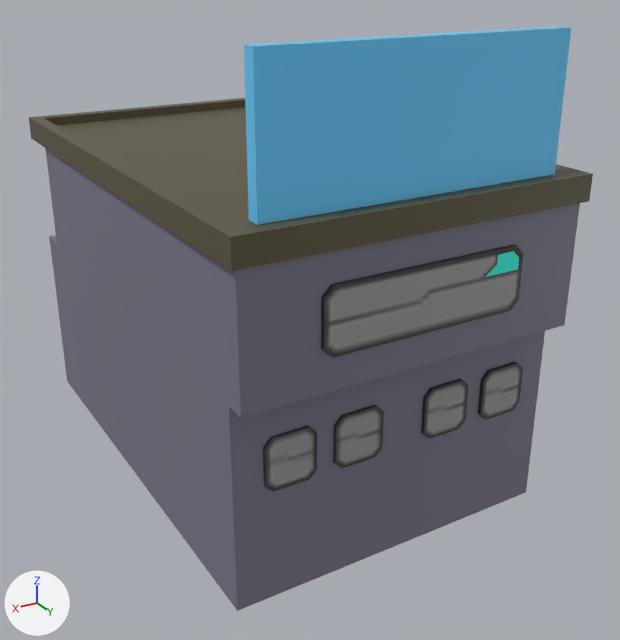
Two versions of the FBX model Assets/Models/Crossing/Crossing_Buildings/Individual_Buildings/NorthWest_House_05.fbx, one commit apart.
One viewpoint serves both versions: a camera (50 mm lens) standing at (-0.175, 1.267, 0.274) and looking at (-0.403, 0.887, 0.084). Every picture has the same lights, and +X, +Y and +Z are marked at lower left. Where no turn or scale is listed for an object, it has been applied to the vertices. Vertices at the same position are counted once.

Objects in the first picture: 'NorthWest_House_05'.
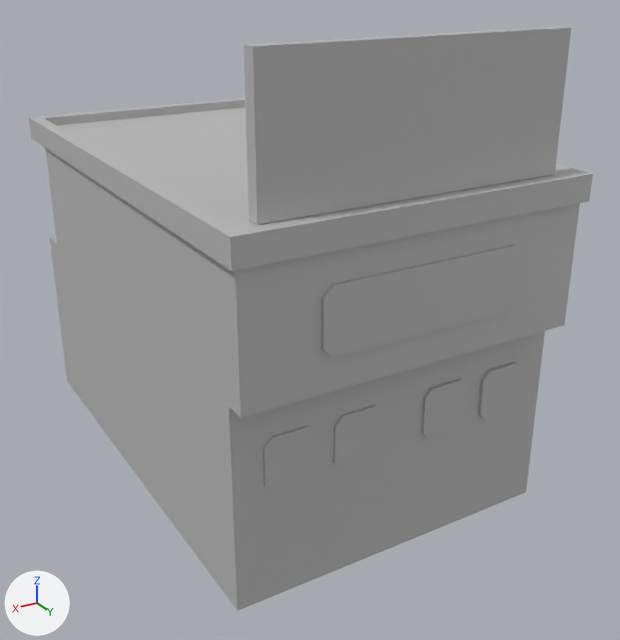
Changed parts and their boxes [x1, y1, x2, y2] in the pictures (620 x 640 px):
part 1 of me_mesh, recoloured (blue to grey): [244, 27, 571, 277] in both
part 2 of me_mesh, recoloured: [29, 98, 593, 611] in both

The change, as a diff of the scene's bpy script:
```diff
--- a/Assets/Models/Crossing/Crossing_Buildings/Individual_Buildings/NorthWest_House_05.fbx.py
+++ b/Assets/Models/Crossing/Crossing_Buildings/Individual_Buildings/NorthWest_House_05.fbx.py
@@ mat_environment_02 @@
+mat_environment_02 = principled_material('Environment_02')
+mat_environment_02.base_color = (0.5, 0.5, 0.5)  # grey #bcbcbc
@@ me_mesh @@
 me_mesh.from_pydata(...)  # 270 vertices, 240 faces; spans x -0.092..0.092, y -0.139..0.139, z -0.122..0.122
 # used by ob_northwest_house_05; location = (-0.3933, 0.8623, 0.1219)
+# me_mesh part 1: all 8 faces that had it switch from mat_light_illuminate5 (picture img_lights_jpg) to mat_environment_02 (grey #bcbcbc)
+# me_mesh part 2: all 232 faces that had it switch from mat_flatcolorbase5 (picture img_plaza_06_diffuse_jpg) to mat_environment_02 (grey #bcbcbc)
```
